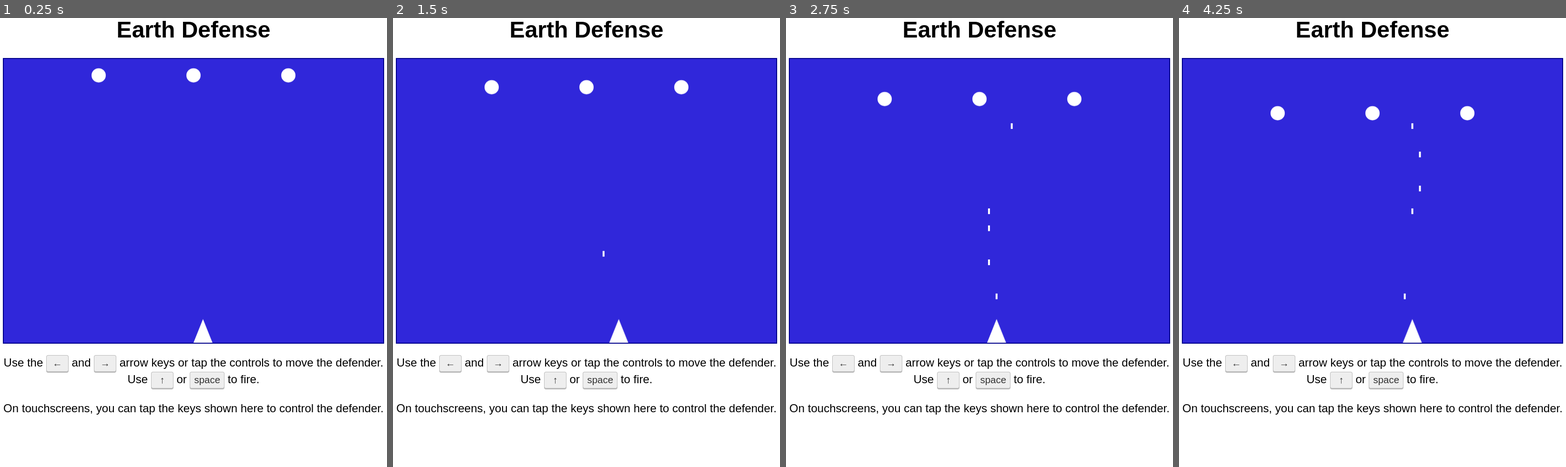
Above: before the commit, frames 1-4 (left to right).
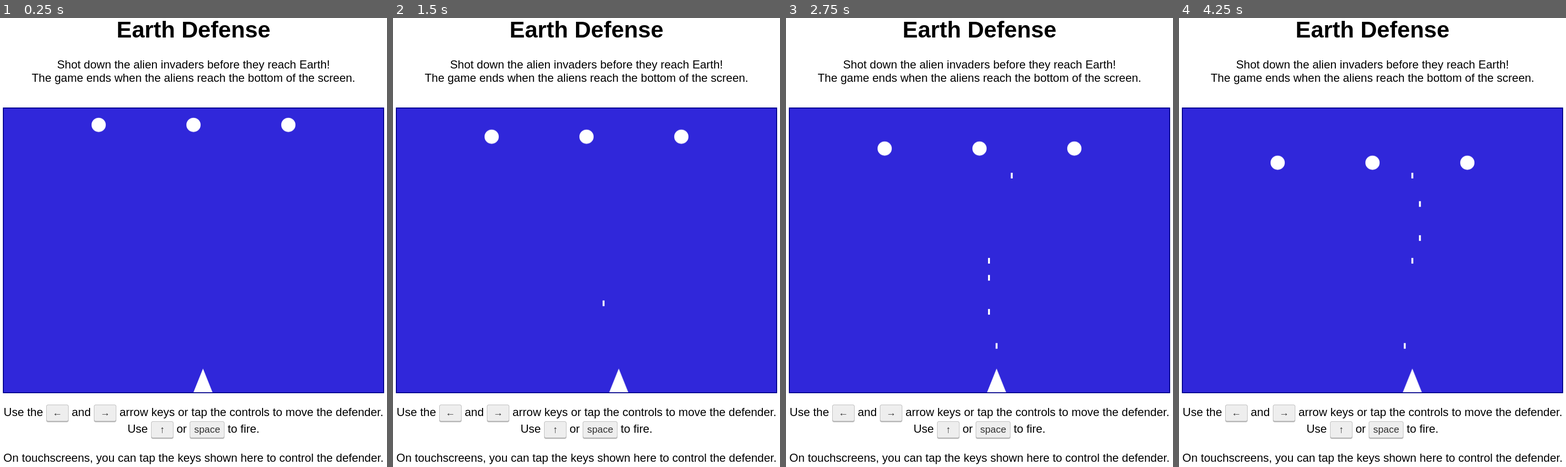
Above: after the commit, the same moments.

Repository: MDecker-MobileComputing/HTML_Game_EarthDefense
Game: browser game, page docs/index.html
Two runs of this game, one before a commit and one after it. Both use one fixed random seed, a clock stepped at 60 frames per second and the inputs below.
Inputs:
- Up to frame 1 (0.25 s): no input
- Up to frame 2 (1.5 s): hold Right from 1.03 s (still down); tap Space at 1.1 s
- Up to frame 3 (2.75 s): release Right at 1.53 s; hold Left 1.58-2.15 s; tap Space at 1.6, 2.1, 2.6 s; hold Up 2.2-2.5 s; hold Right from 2.55 s (still down)
- Up to frame 4 (4.25 s): tap Space at 3.1, 3.6, 4.1 s; release Right at 3.22 s; hold Up 3.27-3.5 s; hold Left 3.55-3.98 s; hold Right from 4.03 s (still down)

The runs differ from the first frame. In frame 1, 24% of the frame differs, in the area x 0-100%, y 8-100%; in frame 2, 24%; in frame 3, 24%; in frame 4, 25%.

Commit message:
Text above the game area describing the objective of the game

Diff:
--- a/docs/EarthDefense.css
+++ b/docs/EarthDefense.css
@@ -3,6 +3,10 @@
     font-family: sans-serif;
     text-align : center;
     font-size  : 150%;
+}
+
+body > p:first-of-type {
+    margin-bottom: 2em;
 }
 
 /* Keyboard key */
--- a/docs/index.html
+++ b/docs/index.html
@@ -10,6 +10,11 @@
   <body>
 
     <h1>Earth Defense</h1>
+
+    <p>
+      Shot down the alien invaders before they reach Earth!<br>
+      The game ends when the aliens reach the bottom of the screen.
+    </p>
 
     <canvas id="gameArea" width="800" height="600">
       Error: Canvas element not supported by your browser.
